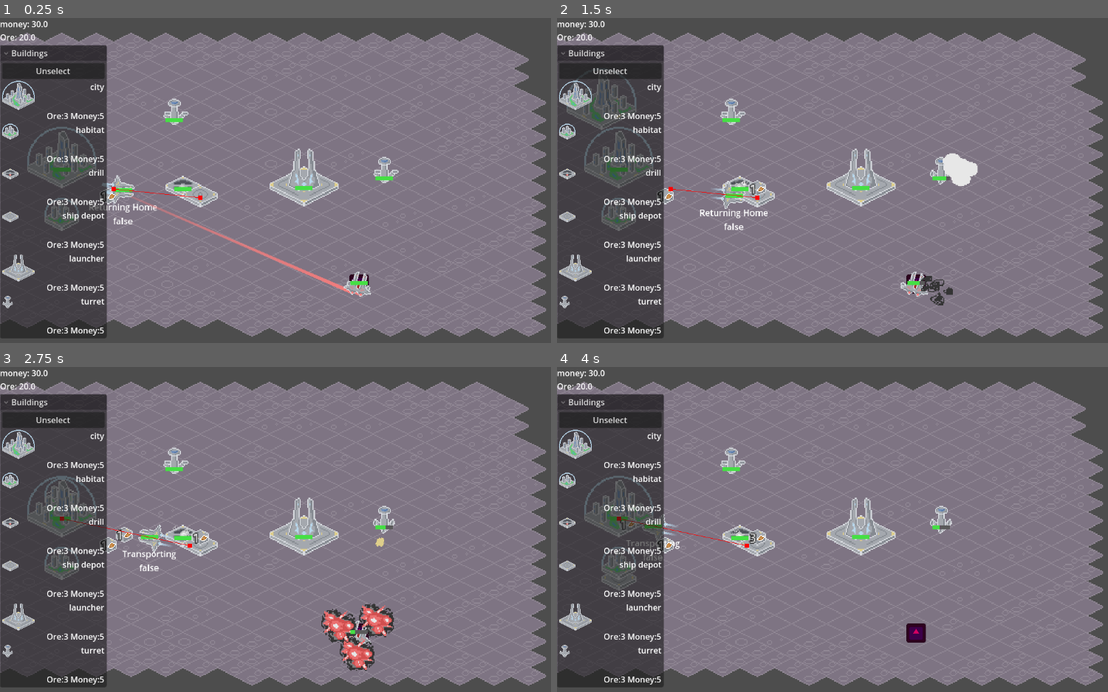
Above: before the commit, frames 1-4 (two rows, left to right).
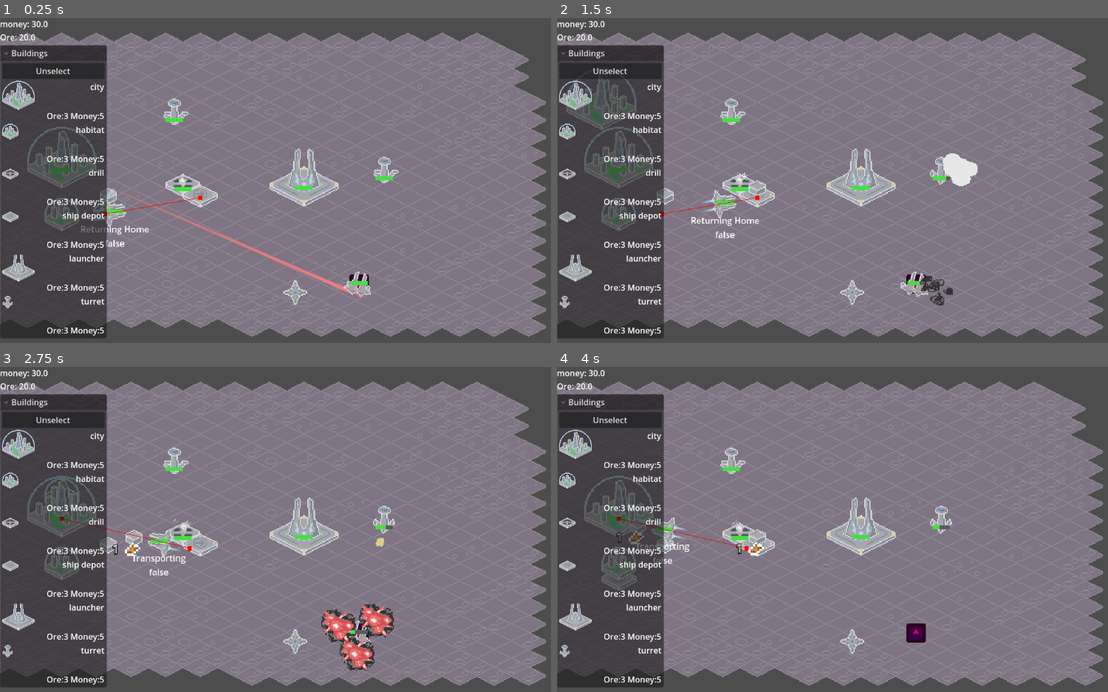
Above: after the commit, the same moments.

Repository: kevinn-t/cmpm-170-tower-defense
Game: Godot game, scene res://main scene.tscn
The game is run twice, just before and just after one commit, with the same random seed, the same clock (stepped at 60 frames per second) and the same inputs. The engine's default icon, where the game draws it, is replaced by a stand-in: a white triangle on a blue panel in a dark square.
Inputs:
- Up to frame 1 (0.25 s): no input
- Up to frame 2 (1.5 s): click "Unselect" at 0.5 s; click "city" at 1.25 s
- Up to frame 3 (2.75 s): click "habitat" at 2 s
- Up to frame 4 (4 s): click "drill" at 2.75 s; click "ship depot" at 3.5 s

The runs differ from the first frame. In frame 1, 1.1% of the frame differs, in the area x 1-56%, y 47-89%; in frame 2, 1.1%; in frame 3, 1.3%, in the area x 1-56%, y 46-89%; in frame 4, 1.0%.

Commit message:
fixed storage

Diff:
--- a/Prefabs/Previews/drill_sprite.tscn
+++ b/Prefabs/Previews/drill_sprite.tscn
@@ -1,10 +1,10 @@
 [gd_scene load_steps=3 format=3 uid="uid://6bbjxmbvawxa"]
 
-[ext_resource type="Texture2D" uid="uid://c5sbsmeihnnk" path="res://Art/atlas.png" id="1_n0jr1"]
+[ext_resource type="Texture2D" uid="uid://bsprv7j30oh62" path="res://Art/drill-Sheet.png" id="1_n0jr1"]
 
 [sub_resource type="AtlasTexture" id="AtlasTexture_ftk6u"]
 atlas = ExtResource("1_n0jr1")
-region = Rect2(96, 64, 32, 28)
+region = Rect2(0, 0, 32, 32)
 
 [node name="Sprite2D" type="Sprite2D"]
 texture = SubResource("AtlasTexture_ftk6u")
--- a/Prefabs/Previews/ship_depot_sprite.tscn
+++ b/Prefabs/Previews/ship_depot_sprite.tscn
@@ -1,10 +1,10 @@
 [gd_scene load_steps=3 format=3 uid="uid://riooch6ao270"]
 
-[ext_resource type="Texture2D" uid="uid://c5sbsmeihnnk" path="res://Art/atlas.png" id="1_u7sgk"]
+[ext_resource type="Texture2D" uid="uid://ngf8x83gaik2" path="res://Art/ship_homes-Sheet.png" id="1_u7sgk"]
 
-[sub_resource type="AtlasTexture" id="AtlasTexture_oaqhv"]
+[sub_resource type="AtlasTexture" id="AtlasTexture_4wqui"]
 atlas = ExtResource("1_u7sgk")
-region = Rect2(96, 32, 32, 32)
+region = Rect2(32, 0, 32, 32)
 
 [node name="Sprite2D" type="Sprite2D"]
-texture = SubResource("AtlasTexture_oaqhv")
+texture = SubResource("AtlasTexture_4wqui")
--- /dev/null
+++ b/Prefabs/UI/storage_ui.gd
@@ -0,0 +1,9 @@
+extends Node2D
+class_name StorageUI
+
+func refresh():
+	var stored = get_parent().stored
+	for k in stored.keys():
+		var n = $VBoxContainer.get_node(NodePath(k))
+		n.get_node("Label").text = str(stored[k])
+		n.visible = stored[k] != 0
--- a/Prefabs/UI/storage_ui.tscn
+++ b/Prefabs/UI/storage_ui.tscn
@@ -1,29 +1,57 @@
-[gd_scene load_steps=2 format=3 uid="uid://44m0h5ev5e6"]
+[gd_scene load_steps=3 format=3 uid="uid://44m0h5ev5e6"]
 
+[ext_resource type="Script" uid="uid://de16g248a11s8" path="res://Prefabs/UI/storage_ui.gd" id="1_e2wpx"]
 [ext_resource type="Texture2D" uid="uid://v8aqq8lahvl2" path="res://Art/ore.png" id="1_yhuw5"]
 
 [node name="Stored" type="Node2D"]
+z_index = 3
+script = ExtResource("1_e2wpx")
 
-[node name="Label" type="Label" parent="."]
-z_index = 2
-anchors_preset = 8
+[node name="VBoxContainer" type="VBoxContainer" parent="."]
+z_index = 3
+anchors_preset = 5
 anchor_left = 0.5
-anchor_top = 0.5
 anchor_right = 0.5
-anchor_bottom = 0.5
-offset_left = -7.0
-offset_top = -11.0
-offset_right = 1.0
-offset_bottom = 12.0
+offset_left = -20.0
+offset_right = 20.0
+offset_bottom = 40.0
 grow_horizontal = 2
-grow_vertical = 2
+
+[node name="ore" type="HBoxContainer" parent="VBoxContainer"]
+z_index = 3
+layout_mode = 2
+
+[node name="Label" type="Label" parent="VBoxContainer/ore"]
+z_index = 3
+layout_mode = 2
 theme_override_constants/outline_size = 3
 theme_override_font_sizes/font_size = 10
 text = "1"
 horizontal_alignment = 1
 vertical_alignment = 1
 
-[node name="Ore" type="Sprite2D" parent="."]
-z_index = 2
-position = Vector2(3, 0)
+[node name="TextureRect" type="TextureRect" parent="VBoxContainer/ore"]
+z_index = 3
+custom_minimum_size = Vector2(16, 16)
+layout_mode = 2
 texture = ExtResource("1_yhuw5")
+
+[node name="money" type="HBoxContainer" parent="VBoxContainer"]
+visible = false
+z_index = 3
+layout_mode = 2
+
+[node name="Label" type="Label" parent="VBoxContainer/money"]
+z_index = 3
+layout_mode = 2
+theme_override_constants/outline_size = 3
+theme_override_font_sizes/font_size = 10
+text = "1"
+horizontal_alignment = 1
+vertical_alignment = 1
+
+[node name="TextureRect" type="TextureRect" parent="VBoxContainer/money"]
+z_index = 3
+custom_minimum_size = Vector2(16, 16)
+layout_mode = 2
+texture = ExtResource("1_yhuw5")
--- a/Prefabs/container.tscn
+++ b/Prefabs/container.tscn
@@ -2,7 +2,7 @@
 
 [ext_resource type="Texture2D" uid="uid://lx5saf7n26s2" path="res://Art/container.png" id="1_gc2lj"]
 [ext_resource type="Script" uid="uid://h7gr6s0k442g" path="res://Scripts/ore_container.gd" id="1_r4cle"]
-[ext_resource type="Texture2D" uid="uid://v8aqq8lahvl2" path="res://Art/ore.png" id="3_ry7uw"]
+[ext_resource type="PackedScene" uid="uid://44m0h5ev5e6" path="res://Prefabs/UI/storage_ui.tscn" id="3_ry7uw"]
 
 [sub_resource type="CircleShape2D" id="CircleShape2D_4rud1"]
 radius = 6.0
@@ -20,25 +20,4 @@
 [node name="Dummy" type="CollisionShape2D" parent="." groups=["container"]]
 shape = SubResource("CircleShape2D_4rud1")
 
-[node name="Label" type="Label" parent="."]
-z_index = 2
-anchors_preset = 8
-anchor_left = 0.5
-anchor_top = 0.5
-anchor_right = 0.5
-anchor_bottom = 0.5
-offset_left = -8.0
-offset_top = -13.0
-offset_bottom = 10.0
-grow_horizontal = 2
-grow_vertical = 2
-theme_override_constants/outline_size = 3
-theme_override_font_sizes/font_size = 10
-text = "1"
-horizontal_alignment = 1
-vertical_alignment = 1
-
-[node name="Ore" type="Sprite2D" parent="."]
-z_index = 2
-position = Vector2(3, -2)
-texture = ExtResource("3_ry7uw")
+[node name="Stored" parent="." instance=ExtResource("3_ry7uw")]
--- a/Prefabs/drill.tscn
+++ b/Prefabs/drill.tscn
@@ -1,8 +1,13 @@
-[gd_scene load_steps=5 format=3 uid="uid://digijb3eflvbs"]
+[gd_scene load_steps=7 format=3 uid="uid://digijb3eflvbs"]
 
 [ext_resource type="Script" uid="uid://bu4i8o8xtb7lq" path="res://Scripts/ore_producer.gd" id="1_0n8n4"]
 [ext_resource type="PackedScene" uid="uid://6bbjxmbvawxa" path="res://Prefabs/Previews/drill_sprite.tscn" id="2_07swf"]
+[ext_resource type="Texture2D" uid="uid://bsprv7j30oh62" path="res://Art/drill-Sheet.png" id="3_2s1x0"]
 [ext_resource type="PackedScene" uid="uid://ducstlfo2dkgg" path="res://Prefabs/smoke.tscn" id="3_ftk6u"]
+
+[sub_resource type="AtlasTexture" id="AtlasTexture_xoi8s"]
+atlas = ExtResource("3_2s1x0")
+region = Rect2(32, 0, 32, 32)
 
 [sub_resource type="RectangleShape2D" id="RectangleShape2D_07swf"]
 size = Vector2(33, 24)
@@ -13,6 +18,11 @@
 
 [node name="Sprite2D" parent="." instance=ExtResource("2_07swf")]
 position = Vector2(0, -2)
+
+[node name="inactive" parent="." instance=ExtResource("2_07swf")]
+visible = false
+position = Vector2(0, -2)
+texture = SubResource("AtlasTexture_xoi8s")
 
 [node name="Dummy" type="CollisionPolygon2D" parent="."]
 visible = false
@@ -30,5 +40,7 @@
 shape = SubResource("RectangleShape2D_07swf")
 
 [node name="Smoke" parent="." instance=ExtResource("3_ftk6u")]
+z_index = 1
+position = Vector2(0, -7)
 
 [connection signal="timeout" from="Timer" to="." method="_on_timer_timeout"]
--- a/Prefabs/launcher.tscn
+++ b/Prefabs/launcher.tscn
@@ -1,7 +1,51 @@
-[gd_scene load_steps=3 format=3 uid="uid://bjuiop2xqasns"]
+[gd_scene load_steps=10 format=3 uid="uid://bjuiop2xqasns"]
 
 [ext_resource type="Script" uid="uid://d2duts7q2fvf4" path="res://Scripts/ore_launcher.gd" id="1_4emaf"]
 [ext_resource type="PackedScene" uid="uid://x3xnp7n7xnv4" path="res://Prefabs/Previews/launcher_sprite.tscn" id="2_2pwgh"]
+[ext_resource type="Texture2D" uid="uid://d0ftdxdkg6qek" path="res://Art/launcher_beam-Sheet.png" id="3_u1ru3"]
+
+[sub_resource type="AtlasTexture" id="AtlasTexture_ief0b"]
+atlas = ExtResource("3_u1ru3")
+region = Rect2(0, 0, 64, 128)
+
+[sub_resource type="AtlasTexture" id="AtlasTexture_q5i5n"]
+atlas = ExtResource("3_u1ru3")
+region = Rect2(64, 0, 64, 128)
+
+[sub_resource type="AtlasTexture" id="AtlasTexture_u8nct"]
+atlas = ExtResource("3_u1ru3")
+region = Rect2(128, 0, 64, 128)
+
+[sub_resource type="AtlasTexture" id="AtlasTexture_jp4m7"]
+atlas = ExtResource("3_u1ru3")
+region = Rect2(192, 0, 64, 128)
+
+[sub_resource type="AtlasTexture" id="AtlasTexture_oi3ql"]
+atlas = ExtResource("3_u1ru3")
+region = Rect2(256, 0, 64, 128)
+
+[sub_resource type="SpriteFrames" id="SpriteFrames_hr8xb"]
+animations = [{
+"frames": [{
+"duration": 0.4,
+"texture": SubResource("AtlasTexture_ief0b")
+}, {
+"duration": 0.4,
+"texture": SubResource("AtlasTexture_q5i5n")
+}, {
+"duration": 0.4,
+"texture": SubResource("AtlasTexture_u8nct")
+}, {
+"duration": 0.4,
+"texture": SubResource("AtlasTexture_jp4m7")
+}, {
+"duration": 0.4,
+"texture": SubResource("AtlasTexture_oi3ql")
+}],
+"loop": true,
+"name": &"launch",
+"speed": 5.0
+}]
 
 [node name="Launcher" type="StaticBody2D" groups=["launcher"]]
 y_sort_enabled = true
@@ -17,5 +61,13 @@
 [node name="CollisionPolygon2D" type="CollisionPolygon2D" parent="."]
 polygon = PackedVector2Array(32, 0, 0, -16, -32, 0, 0, 16)
 
+[node name="launchAnimation" type="AnimatedSprite2D" parent="."]
+visible = false
+z_index = 1
+position = Vector2(0, -40)
+sprite_frames = SubResource("SpriteFrames_hr8xb")
+animation = &"launch"
+
 [connection signal="onDelivery" from="." to="." method="_on_delivery"]
 [connection signal="timeout" from="Timer" to="." method="_on_timer_timeout"]
+[connection signal="animation_finished" from="launchAnimation" to="." method="_on_launch_animation_animation_finished"]
--- a/Scripts/building.gd
+++ b/Scripts/building.gd
@@ -1,5 +1,31 @@
 class_name Building
 extends StaticBody2D
+
+@export var stored : Dictionary = {
+	"ore" = 0
+}
+@export var capacity : int = 10
+
+func add_storages(a : Dictionary, b : Dictionary) -> Dictionary:
+	var c : Dictionary = a.duplicate()
+	for k in b.keys():
+		if c.has(k):
+			c[k] += b[k]
+	return c
+
+# moves b into my storage, returns b after done moving
+func unload_storage_into(b : Dictionary) -> Dictionary:
+	for k in b.keys():
+		if stored.has(k):
+			var room_left = capacity - stored[k]
+			var moved = min(b[k], room_left)
+			stored[k] += moved
+			b[k] -= moved
+		else:
+			var moved = min(b[k], capacity)
+			stored[k] = moved
+			b[k] -= moved
+	return b
 
 @export var team : int = 0
 @export var max_integrity : int = 100
@@ -9,15 +35,26 @@
 signal onDestroyed()
 @warning_ignore("unused_signal")
 signal onBuilt()
-signal onDelivery(ore)
+signal onDelivery()# delivered : Dictionary
+
+signal refreshUI()
+
 
 const HEALTH_BAR = preload("res://Prefabs/UI/health_bar.tscn")
 func make_hp_bar():
 	var inst : HealthBar = HEALTH_BAR.instantiate()
 	add_child(inst)
 	onHit.connect(inst.refresh)
+	refreshUI.connect(inst.refresh)
 	inst.refresh()
 
+const STORAGE_UI = preload("res://Prefabs/UI/storage_ui.tscn")
+func make_storage_ui():
+	var inst : StorageUI = STORAGE_UI.instantiate()
+	add_child(inst)
+	onDelivery.connect(inst.refresh)
+	refreshUI.connect(inst.refresh)
+	inst.refresh()
 
 func get_texture() -> Texture2D:
 	return $Sprite2D.texture
@@ -33,6 +70,7 @@
 func _ready() -> void:
 	onHit.connect(explosion)
 	make_hp_bar()
+	make_storage_ui()
 
 const EXPLOSION = preload("res://Prefabs/explosion.tscn")
 func explosion(explosion_iterations : int = 2, explosion_chance : float = 0.2, explosion_radius : float = 20):
@@ -57,8 +95,10 @@
 	container.get_parent().my_container = null
 	container.reparent(self)
 	my_container = container
-	var ore = unload_then_destroy_container()
-	onDelivery.emit(ore)
+	#var s = unload_then_destroy_container()
+	#onDelivery.emit(s)
+	unload_then_destroy_container()
+	onDelivery.emit()
 
 func hasContainer() -> bool:
 	return my_container != null
@@ -70,10 +110,11 @@
 	my_container = inst
 	return inst
 
-func unload_then_destroy_container() -> int:
-	var ore = my_container.ore_stored
+func unload_then_destroy_container():
+	#var s = my_container.stored
+	var _extra = unload_storage_into(my_container.stored)
 	destroy_container()
-	return ore
+	#return s
 
 func destroy_container() -> void:
 	my_container.queue_free()
--- a/Scripts/city_center.gd
+++ b/Scripts/city_center.gd
@@ -4,5 +4,6 @@
 
 @onready var gm : GameManager = $"../.."
 
-func _on_delivery(ore: Variant) -> void:
-	gm.stored["ore"] += ore
+func _on_delivery() -> void:
+	pass
+	#gm.stored["ore"] = add_storages(gm.stored, delivery)
--- a/Scripts/ore_container.gd
+++ b/Scripts/ore_container.gd
@@ -4,9 +4,12 @@
 # needs to start with 1 because depots check for an existing containter & +1 ot it
 # BEFORE it has the chance to spawn one so when it does, it would normally be empty
 # but we dont want it empty
-@export var ore_stored : int = 1
-@export var max_ore : int = 15
+
+@export var stored : Dictionary = {
+	"ore" = 0
+}
+@export var capacity : int = 15
 
 func _process(_delta: float) -> void:
-	$Label.text = str(ore_stored)
 	global_rotation_degrees = 0
+	$Stored.refresh()
--- a/Scripts/ore_launcher.gd
+++ b/Scripts/ore_launcher.gd
@@ -1,16 +1,30 @@
 extends Building
 
 @export var money_per_ore : int = 1
-@export var cooldown_time : float = 5
 @export var workers : int = 1
 @export var max_workers : int = 4
 
 @onready var shipment_cooldown : Timer = $Timer
 @onready var gm : GameManager = $"../.."
 
-func _process(_delta:float) -> void:
-	shipment_cooldown.wait_time = cooldown_time
+func _on_delivery(delivered : Dictionary) -> void:
+	stored = add_storages(stored, delivered)
+	try_launch()
 
-func _on_delivery(ore: Variant) -> void:
-	if (workers > 0):
-		gm.stored["money"] += ore * money_per_ore
+func try_launch():
+	if shipment_cooldown.is_stopped():
+		launch()
+	else:
+		shipment_cooldown.start()
+
+func launch():
+	$launchAnimation.visible = true
+	$launchAnimation.play("launch")
+	gm.stored["money"] += stored["ore"] * money_per_ore
+	stored["ore"] = 0
+
+func _on_launch_animation_animation_finished() -> void:
+	visible = false
+
+func _on_timer_timeout() -> void:
+	launch()
--- a/Scripts/ore_producer.gd
+++ b/Scripts/ore_producer.gd
@@ -13,7 +13,8 @@
 * round robin
 '''
 
-# TODO make it so that smoke emission rate is determined by whether or not ore has been generated
+# TODO make it so that smoke emission rate is determined by whether or not ore has been generated,
+# if inactive show inactive sprite, else show normal sprite
 
 func _on_timer_timeout() -> void:
 	if (workers <= 0):
@@ -21,7 +22,7 @@
 
 	# switch depot checking to use Depot Check Area
 	var nearby : Array[Node2D] = $"Depot Check Area".get_overlapping_bodies()
-	var depots : Array[StaticBody2D] = []
+	var depots : Array[Building] = []
 
 	for building in nearby:
 		if building.is_in_group("ship_depot"):
@@ -30,6 +31,8 @@
 	if (index >= depots.size()):
 		index = 0
 	if (depots):
-		if (depots[index].ore_stored < depots[index].max_ore_stored):
-			depots[index].ore_stored += ore_per_second
+		if (depots[index].stored["ore"] < depots[index].capacity):
+			stored["ore"] += 1
+			stored = depots[index].unload_storage_into(stored)
 	index += 1
+	refreshUI.emit()
--- a/Scripts/ship_depot.gd
+++ b/Scripts/ship_depot.gd
@@ -1,8 +1,6 @@
 class_name TransportShipDepot
 extends Building
 
-@export var ore_stored : int = 1
-@export var max_ore_stored : int = 10
 @export var workers : int = 1
 @export var max_workers : int = 2
 
@@ -25,12 +23,12 @@
 	if (workers <= 0):
 		return
 
-	if (ore_stored <= 0):
+	if (stored["ore"] <= 0):
 		return
 
 	if my_container == null:
 		make_container()
 	else:
 		var ore = 1
-		ore_stored -= ore
-		my_container.ore_stored += ore
+		stored["ore"] -= ore
+		my_container.stored["ore"] += ore
--- a/main scene.tscn
+++ b/main scene.tscn
@@ -9,6 +9,7 @@
 [ext_resource type="Texture2D" uid="uid://disxuxh3oxbgs" path="res://Art/baseTile.png" id="6_sgb2t"]
 [ext_resource type="Texture2D" uid="uid://c5sbsmeihnnk" path="res://Art/atlas.png" id="7_aqyhw"]
 [ext_resource type="Script" uid="uid://l6kpnfpk0r4" path="res://Scripts/game_manager.gd" id="8_18xev"]
+[ext_resource type="Texture2D" uid="uid://dr2ko05fgqpsa" path="res://Art/repair_ship.png" id="9_7bxi3"]
 [ext_resource type="PackedScene" uid="uid://cbsn06bvv4s7i" path="res://Prefabs/habitat.tscn" id="9_c1o4b"]
 [ext_resource type="PackedScene" uid="uid://d2dghsgfkop01" path="res://Prefabs/container.tscn" id="10_neqfu"]
 [ext_resource type="Script" uid="uid://cy6epkvluaqq0" path="res://Scripts/cursor.gd" id="11_4rud1"]
@@ -98,6 +99,7 @@
 [node name="Ship" parent="Units" node_paths=PackedStringArray("home") instance=ExtResource("5_18xev")]
 z_index = 0
 y_sort_enabled = false
+position = Vector2(-8, 23)
 rotation = 0.5235988
 home = NodePath("../../Buildings/Ship Depot")
 
@@ -105,6 +107,10 @@
 z_index = -1
 position = Vector2(-5, 8.660254)
 rotation = 0.5235988
+
+[node name="RepairShip" type="Sprite2D" parent="Units"]
+position = Vector2(168, 96)
+texture = ExtResource("9_7bxi3")
 
 [node name="Buildings" type="Node2D" parent="."]
 
Not shown, added: Prefabs/UI/storage_ui.gd.uid
Not shown: 1 places in main scene.tscn that only renumber resources
